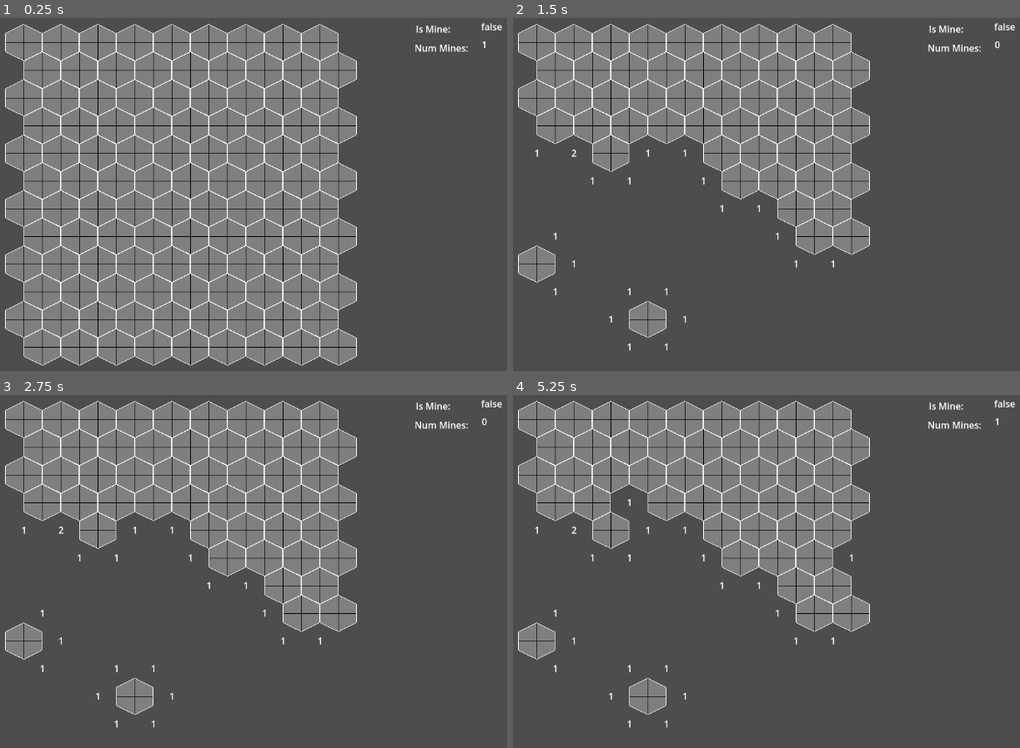
Above: before the commit, frames 1-4 (two rows, left to right).
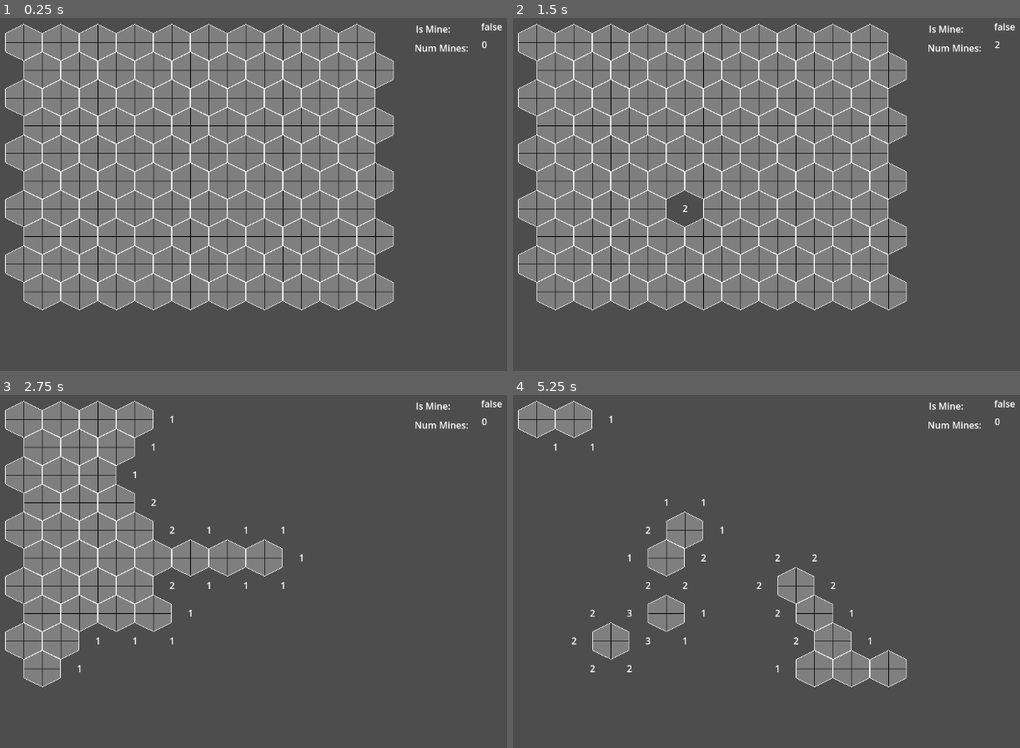
Above: after the commit, the same moments.

Repository: pmdwyer/hexmines
Game: Godot game, scene res://main_game.tscn
The game is run twice, just before and just after one commit, with the same random seed, the same clock (stepped at 60 frames per second) and the same inputs. Before the commit the project starts from res://grid/grid.tscn.
Inputs (mouse positions are in pixels of both pictures, inside the frame that each line leads up to):
- Up to frame 1 (0.25 s): no input
- Up to frame 2 (1.5 s): tap Enter at 0.5 s; move the mouse to (979, 173) at 0.52 s; click (979, 173) at 0.67 s; tap Space at 1.25 s; move the mouse to (700, 212) at 1.27 s; click (700, 212) at 1.42 s
- Up to frame 3 (2.75 s): tap Enter at 2 s; move the mouse to (385, 486) at 2.02 s; click (385, 486) at 2.17 s
- Up to frame 4 (5.25 s): tap Space at 2.75, 4.25 s; move the mouse to (801, 645) at 2.77 s; click (801, 645) at 2.92 s; tap Enter at 3.5 s; move the mouse to (outside the picture) at 3.52 s; click (outside the picture) at 3.67 s; move the mouse to (634, 515) at 4.27 s; click (634, 515) at 4.42 s; move the mouse to (867, 567) at 5.02 s; click (867, 567) at 5.17 s

The runs differ from the first frame. In frame 1, 16% of the frame differs, in the area x 0-97%, y 1-99%; in frame 2, 28%; in frame 3, 29%; in frame 4, 30%, in the area x 0-97%, y 1-95%.

Commit message:
Add check for game over and main game scene

Diff:
--- a/grid/grid.gd
+++ b/grid/grid.gd
@@ -3,11 +3,13 @@
 
 @export var width: int = 18
 @export var height: int = 6
+var hit_mine: bool = false
 
 
 var _tile: PackedScene = preload("res://tile/tile.tscn")
 var _num_mines: int = 0
 var _tiles = []
+var _mines = []
 
 
 func _ready():
@@ -31,6 +33,7 @@
 
 func _create_mine(i: int):
 	_tiles[i].is_mine = true
+	_mines.append(_tiles[i])
 	var neighbors = _get_neighbors(_tiles[i])
 	for n in neighbors:
 		n.add_mine()
@@ -49,7 +52,10 @@
 		var mouse_pos = get_viewport().get_mouse_position()
 		var tile = _get_tile_at(mouse_pos)
 		if tile:
-			_flood_clear(tile)
+			if not tile.is_mine:
+				_flood_clear(tile)
+			else:
+				hit_mine = true
 	elif event is InputEventMouseButton and event.button_index == MOUSE_BUTTON_RIGHT and event.pressed:
 		var mouse_pos = get_viewport().get_mouse_position()
 		var tile = _get_tile_at(mouse_pos)
@@ -85,3 +91,7 @@
 			if t.coords == nc:
 				neighbors.append(t)
 	return neighbors
+
+
+func game_over() -> bool:
+	return hit_mine or (_mines.all(func(m): return m.is_flagged) and _tiles.all(func(t): return t.is_mine or t.cleared))
--- /dev/null
+++ b/main_game.gd
@@ -0,0 +1,23 @@
+extends Node2D
+
+
+var grid_scene: PackedScene = preload("res://grid/grid.tscn")
+var _grid
+
+
+func _ready():
+	_create_grid()
+	add_child(_grid)
+
+
+func _process(delta):
+	if _grid.game_over():
+		remove_child(_grid)
+		_create_grid()
+		add_child(_grid)
+
+
+func _create_grid():
+	_grid = grid_scene.instantiate()
+	_grid.width = 20
+	_grid.height = 5
--- /dev/null
+++ b/main_game.tscn
@@ -0,0 +1,6 @@
+[gd_scene load_steps=2 format=3 uid="uid://btqddf8jrwukw"]
+
+[ext_resource type="Script" path="res://main_game.gd" id="1_53yo6"]
+
+[node name="main_game" type="Node2D"]
+script = ExtResource("1_53yo6")
--- a/project.godot
+++ b/project.godot
@@ -11,7 +11,7 @@
 [application]
 
 config/name="hexmines"
-run/main_scene="res://grid/grid.tscn"
+run/main_scene="res://main_game.tscn"
 config/features=PackedStringArray("4.2", "GL Compatibility")
 config/icon="res://icon.svg"
 
